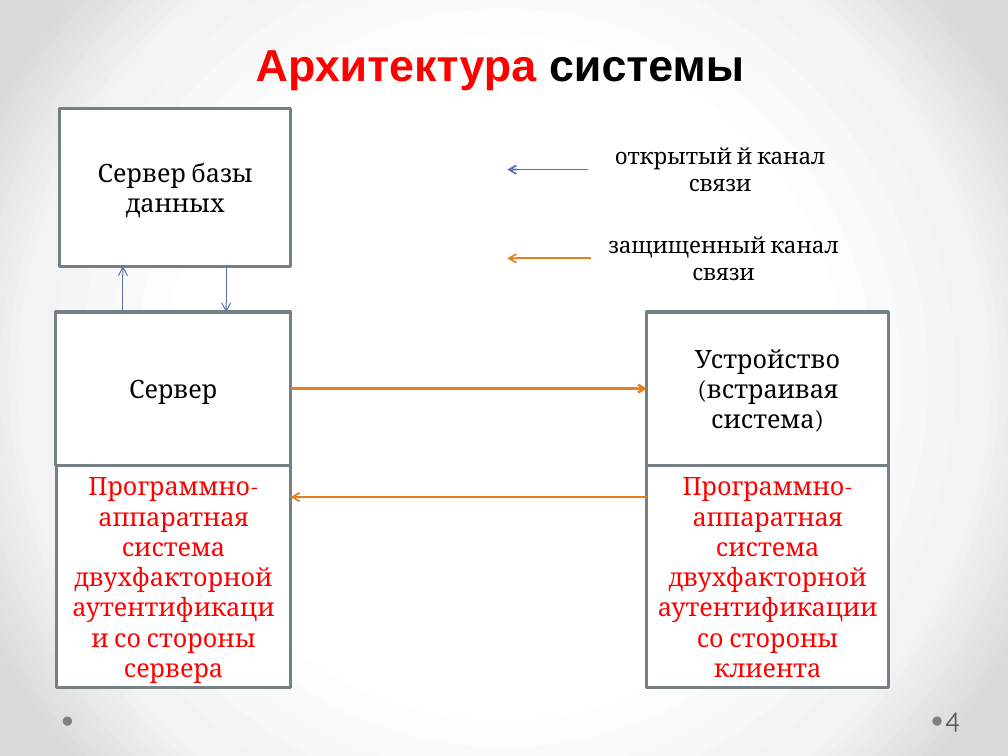
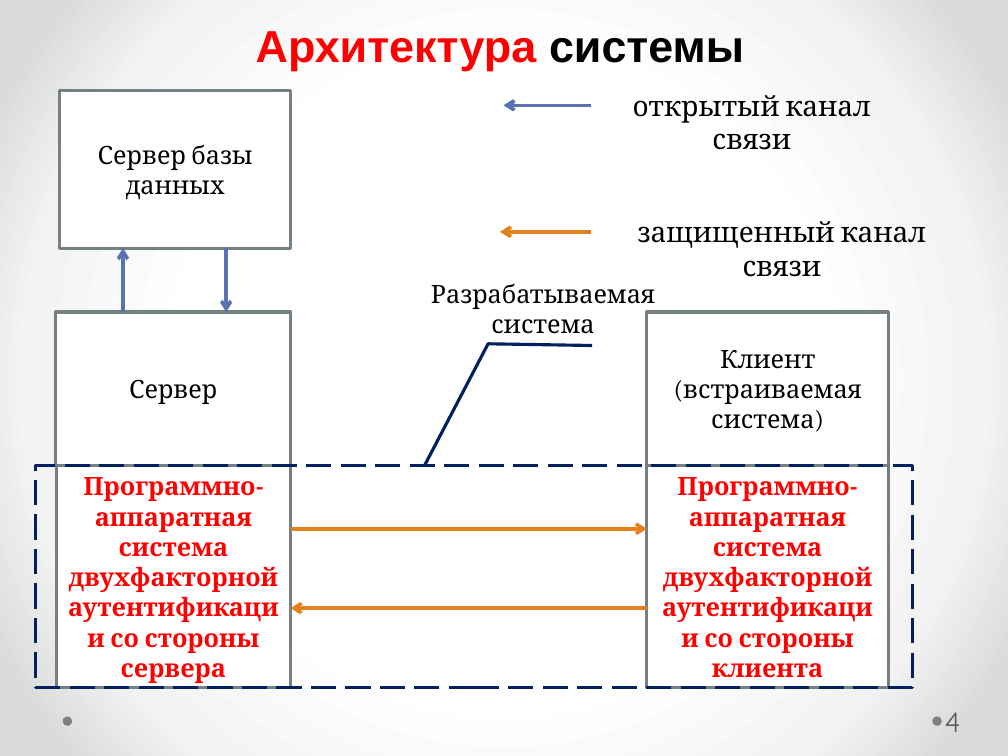
Before and after one commit to romanivanov21/tk_project_windows, a slide deck: slide 4 of ВКР (выпускная квалификационная работа)/MP-49_Ivanov_Roman_present.pptx. Drawn at 1008x756 pixels with LibreOffice and Linux fonts; fonts in the diff are those of the drawing. Boxes give left, top, right and bottom in pixels: in the first picture for what was removed or moved away, otherwise in the second. Text is boxed around its words. In the diff, an @@ line names an element or a change of style, - is before the commit and + after.

```diff
--- a/ВКР (выпускная квалификационная работа)/MP-49_Ivanov_Roman_present.pptx
+++ b/ВКР (выпускная квалификационная работа)/MP-49_Ivanov_Roman_present.pptx
@@ text "Архитектура системы" moved from (x1=256, y1=50, x2=744, y2=90) to (x1=256, y1=31, x2=744, y2=71) @@
@@ rectangle "Сервер базы данных" moved from (x1=59, y1=109, x2=291, y2=266) to (x1=59, y1=91, x2=291, y2=248) @@
@@ arrow moved from (588, 169) - (507, 169) to (592, 106) - (503, 106) @@
@@ arrow (592, 106) - (503, 106): stroke #5C72B2 1.25 pt to #5C72B2 2.5 pt @@
@@ text at (x1=633, y1=95, x2=871, y2=150): text changed; size 16 to 20 pt @@
-открытый й канал связи
+открытый канал связи
@@ arrow moved from (592, 258) - (507, 258) to (592, 232) - (500, 232) @@
@@ arrow (592, 232) - (500, 232): stroke #E6811C 1.25 pt to #E6811C 2.5 pt @@
@@ text "защищенный канал связи" moved from (x1=608, y1=236, x2=839, y2=281) to (x1=637, y1=221, x2=926, y2=277) @@
@@ text "защищенный канал связи" at (x1=637, y1=221, x2=926, y2=277): size 16 to 20 pt @@
@@ arrow moved from (123, 312) - (123, 266) to (123, 312) - (123, 248) @@
@@ arrow (123, 312) - (123, 248): stroke #5C72B2 0.75 pt to #5C72B2 2.5 pt @@
@@ arrow moved from (226, 266) - (226, 312) to (226, 248) - (226, 312) @@
@@ arrow (226, 248) - (226, 312): stroke #5C72B2 0.75 pt to #5C72B2 2.5 pt @@
@@ callout added at (x1=409, y1=270, x2=676, y2=346), outline #002060 2.25 pt, 18 pt, text #000000 @@
+Разрабатываемая система
@@ text in rectangle at (x1=683, y1=350, x2=861, y2=429): text changed @@
-Устройство
-(встраивая система)
+Клиент
+(встраиваемая система)
@@ rectangle added at (x1=35, y1=466, x2=912, y2=687), outline #002060 2.25 pt dashed @@
@@ rectangle "Программно-аппаратная система двухфакторной аутентификации с ..." at (x1=56, y1=466, x2=290, y2=687): bold on @@
@@ rectangle "Программно-аппаратная система двухфакторной аутентификации с ..." at (x1=647, y1=466, x2=889, y2=687): bold on @@
@@ arrow moved from (290, 389) - (647, 389) to (290, 529) - (647, 529) @@
@@ arrow (290, 529) - (647, 529): stroke #E6811C 1.75 pt to #E6811C 2.5 pt @@
@@ arrow moved from (647, 497) - (290, 497) to (647, 608) - (290, 608) @@
@@ arrow (647, 608) - (290, 608): stroke #E6811C 1.25 pt to #E6811C 2.5 pt @@
```
Also in this commit, not shown: 6 other slides changed, 3 slides added, 5 slides removed, 1 other file.
